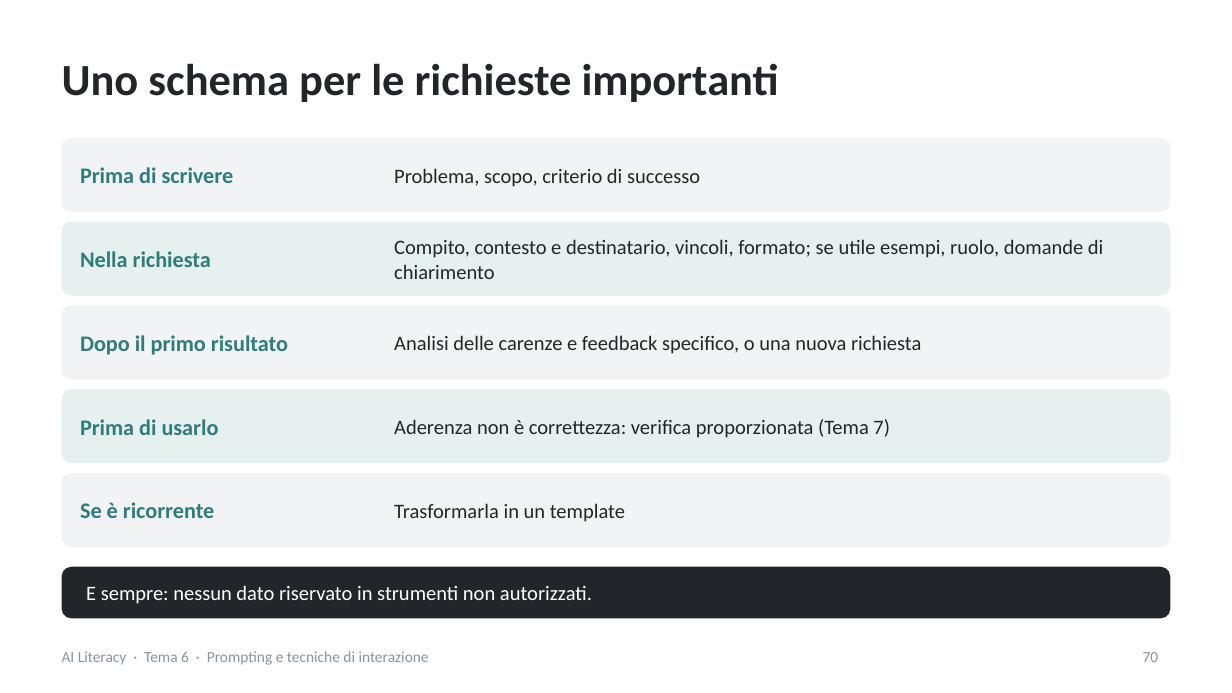
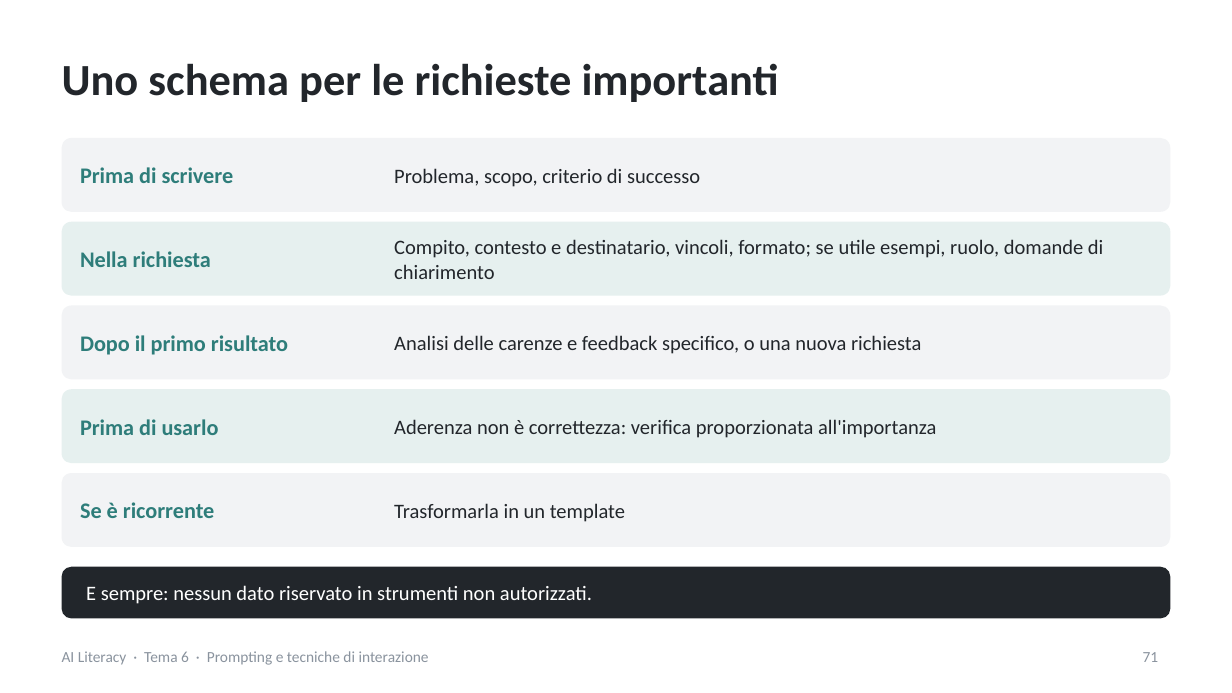
Before and after one commit to NetAi-IT/Formazione-AI-Literacy-Official, a slide deck: slide 71 of Base/Tema6_Prompting_tecniche_interazione.pptx (slide 70 before the commit). Drawn at 1232x693 pixels with LibreOffice and Linux fonts; fonts in the diff are those of the drawing. Boxes give left, top, right and bottom in pixels: in the first picture for what was removed or moved away, otherwise in the second. Text is boxed around its words. In the diff, an @@ line names an element or a change of style, - is before the commit and + after.

Commit message:
Versione 1 Tema5 e Tema 6. Sistemato una slide per il Tema 2
Tema 2 aggiunto l'esempio dello spam

```diff
--- a/Base/Tema6_Prompting_tecniche_interazione.pptx
+++ b/Base/Tema6_Prompting_tecniche_interazione.pptx
@@ text at [394,419,936,438]: text changed @@
-Aderenza non è correttezza: verifica proporzionata (Tema 7)
+Aderenza non è correttezza: verifica proporzionata all'importanza
@@ page number at [1143,652,1159,662]: text changed @@
-70
+71
```
Also in this commit, not shown: 5 other slides changed, 3 slides added, 1 slide removed, 5 other files.
